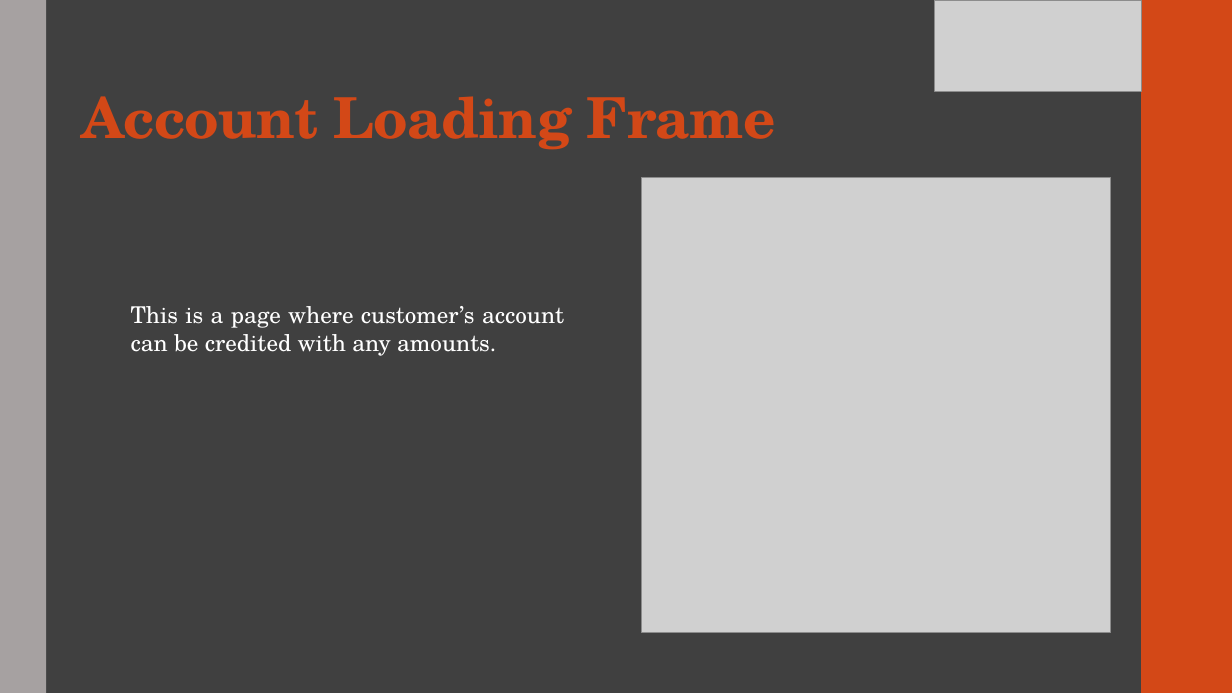
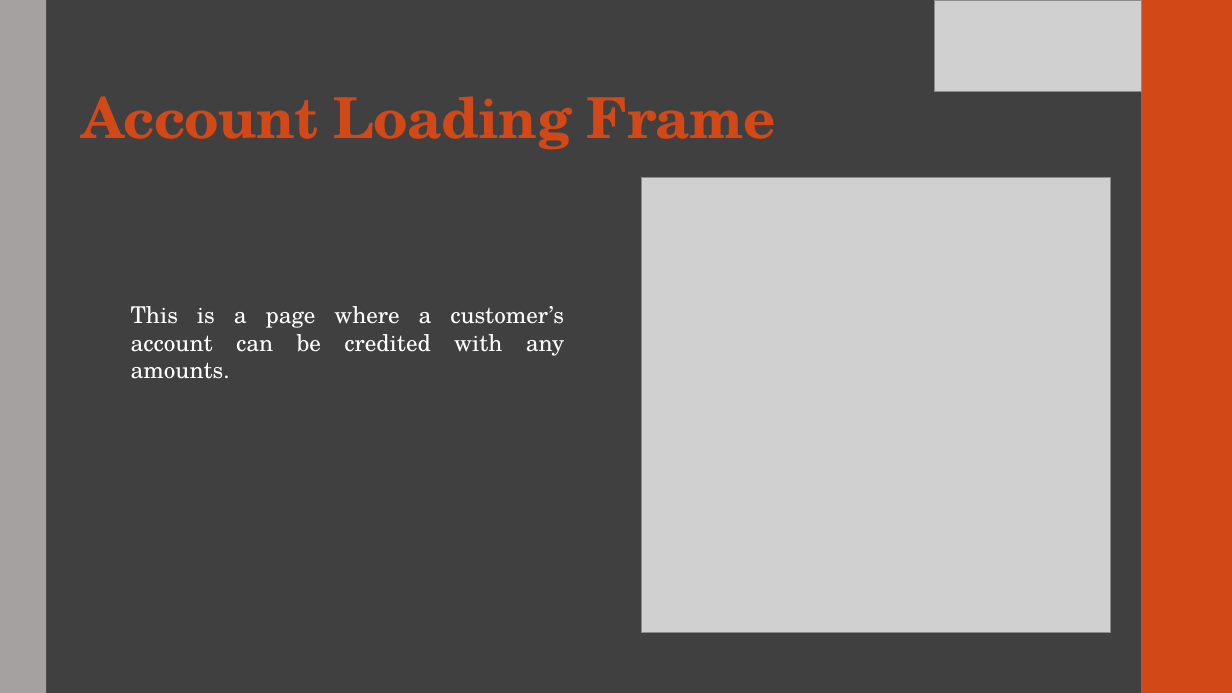
Before and after one commit to anjielayo/AZBanking, a slide deck: slide 11 of AZBanking presentation.pptx. Drawn at 1232x693 pixels with LibreOffice and Linux fonts; fonts in the diff are those of the drawing; grey boxes stand for pictures. Boxes give left, top, right and bottom in pixels: in the first picture for what was removed or moved away, otherwise in the second. Text is boxed around its words. In the diff, an @@ line names an element or a change of style, - is before the commit and + after.

```diff
--- a/AZBanking presentation.pptx
+++ b/AZBanking presentation.pptx
@@ text at (131,306,564,379): text changed @@
-This is a page where customer’s account can be credited with any amounts.
+This is a page where a customer’s account can be credited with any amounts.
```
Also in this commit, not shown: 12 other slides changed, 2 slides added, 8 other files.
